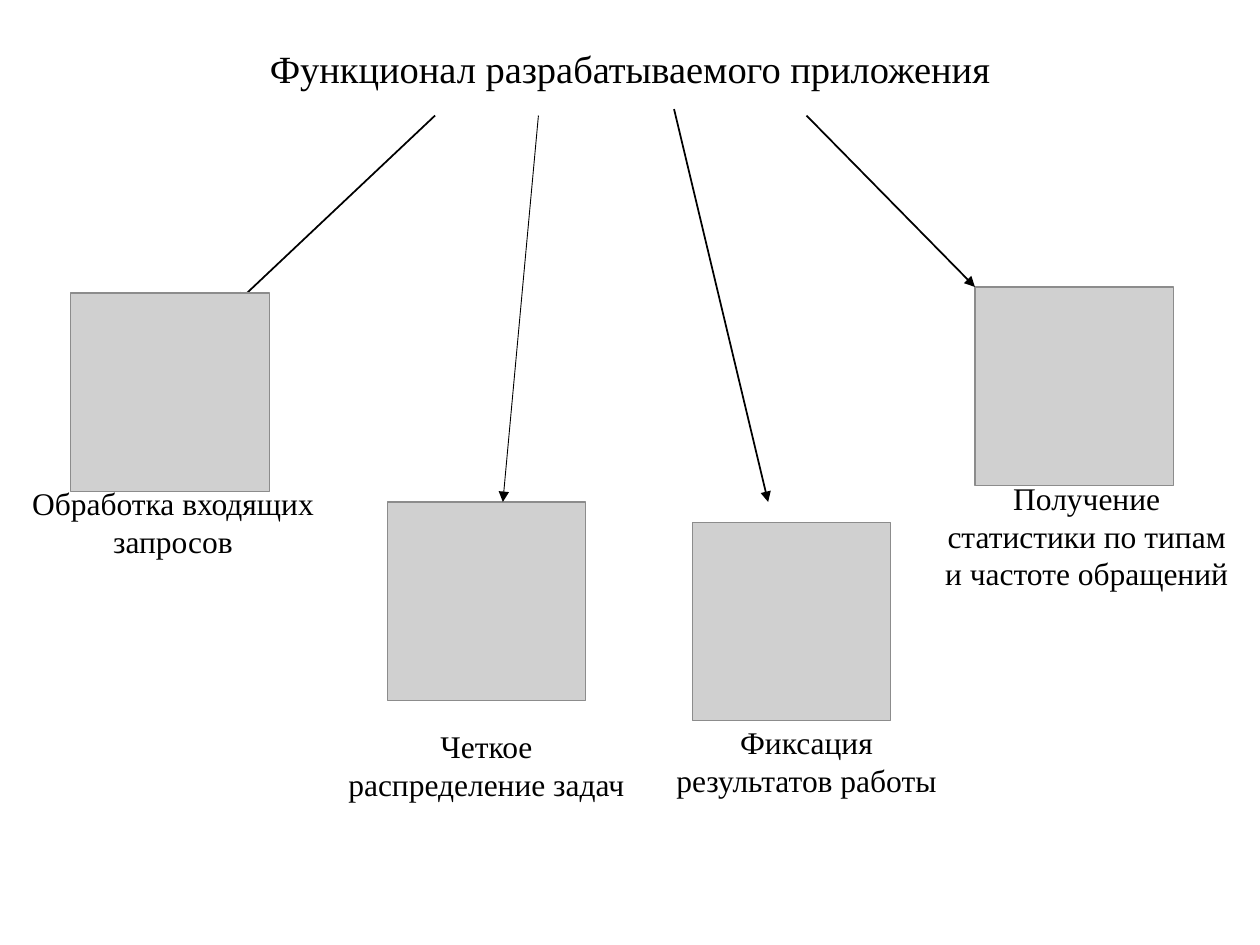
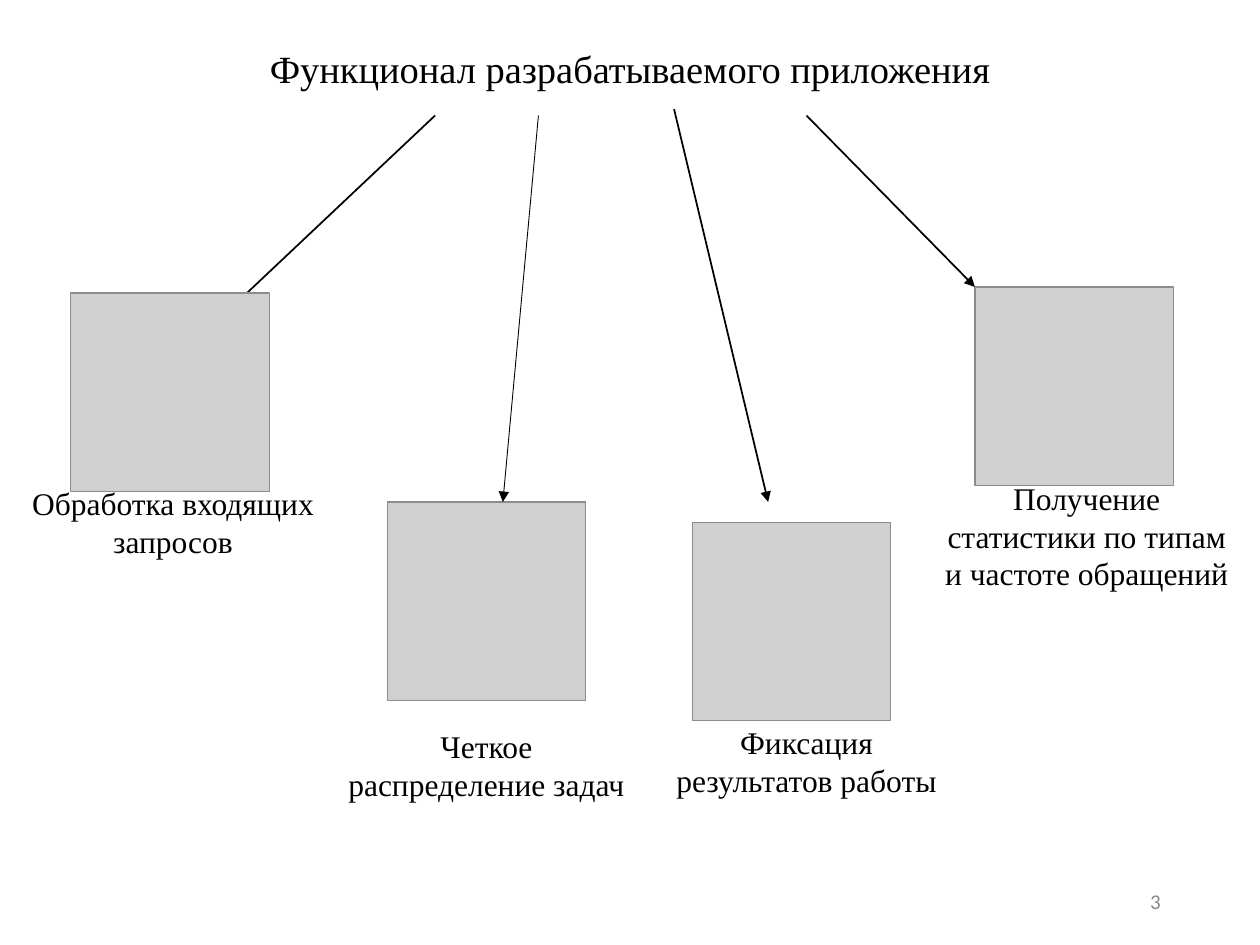
Before and after one commit to LavruhinMax/Diplom, a slide deck: slide 3 of doc/Презентация.pptx. Drawn at 1260x945 pixels with LibreOffice and Linux fonts; fonts in the diff are those of the drawing; grey boxes stand for pictures. Boxes give left, top, right and bottom in pixels: in the first picture for what was removed or moved away, otherwise in the second. Text is boxed around its words. In the diff, an @@ line names an element or a change of style, - is before the commit and + after.

```diff
--- a/doc/Презентация.pptx
+++ b/doc/Презентация.pptx
@@ page number added at <box>1150,895,1161,909</box>, 12 pt, text #8C8C8C @@
+3
```
Also in this commit, not shown: 9 other slides changed, 1 slide added, 35 other files.
